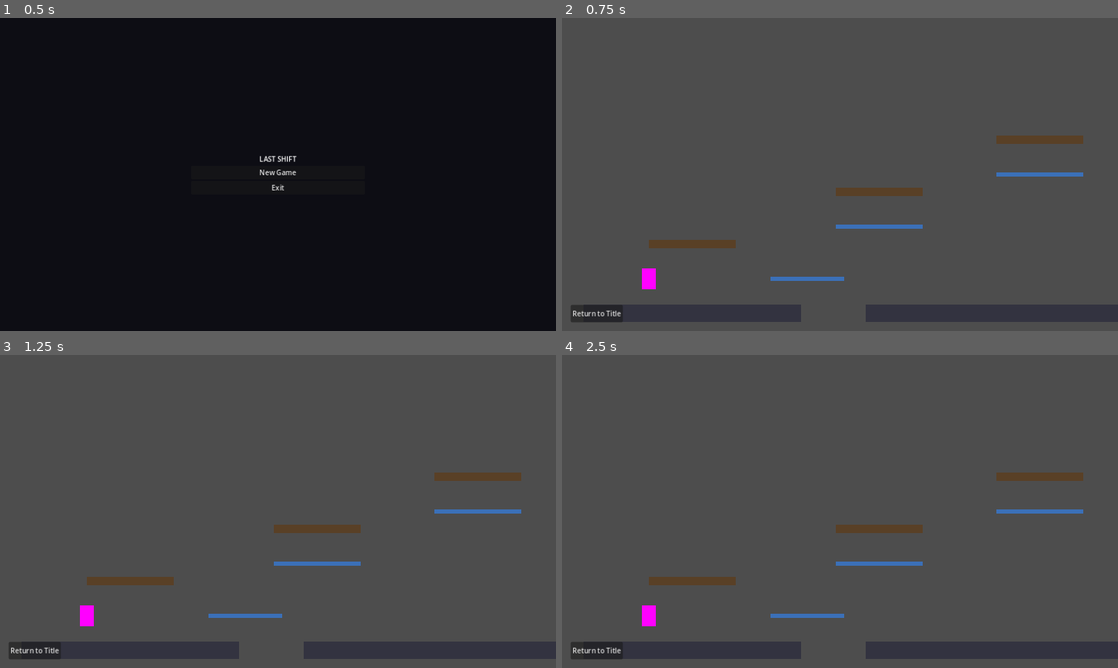
Above: before the commit, frames 1-4 (two rows, left to right).
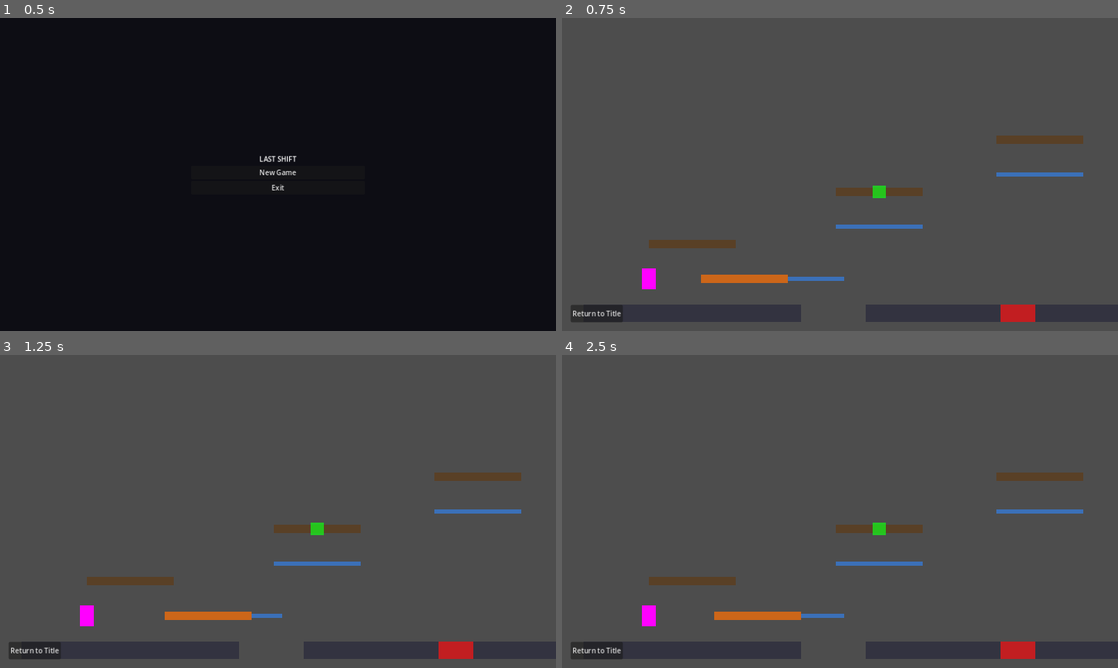
Above: after the commit, the same moments.

Repository: Teatree/ai_server_loc
Game: Godot game, scene res://scenes/title_screen.tscn
The game is run twice, just before and just after one commit, with the same random seed, the same clock (stepped at 60 frames per second) and the same inputs.
Inputs:
- Up to frame 1 (0.5 s): no input
- Up to frame 2 (0.75 s): click "New Game" at 0.5 s
- Up to frame 3 (1.25 s): no input
- Up to frame 4 (2.5 s): click "Return to Title" at 1.25 s; click "New Game" at 2 s

Frame 1 is identical in both runs. In frame 2, 0.9% of the frame differs, in the area x 25-86%, y 53-98%; in frame 3, 0.9%; in frame 4, 0.9%.
Error in both runs: Invalid assignment of property or key 'velocity' with value of type 'Vector2' on a base object of type 'Nil'. (res://scripts/player/movement_controller.gd:97)

Commit message:
story(S06B): add moving platforms, hazards, and pickups

Diff:
--- a/scenes/levels/placeholder_level.tscn
+++ b/scenes/levels/placeholder_level.tscn
@@ -3,6 +3,9 @@
 [ext_resource type="PackedScene" uid="uid://b_player" path="res://scenes/player/player.tscn" id="1_p"]
 [ext_resource type="Script" path="res://scripts/game/placeholder_level.gd" id="2_l"]
 [ext_resource type="Script" path="res://scripts/components/checkpoint.gd" id="3_c"]
+[ext_resource type="Script" path="res://scripts/components/moving_platform.gd" id="4_m"]
+[ext_resource type="Script" path="res://scripts/components/hazard.gd" id="5_h"]
+[ext_resource type="Script" path="res://scripts/components/pickup.gd" id="6_p"]
 
 [sub_resource type="RectangleShape2D" id="Rect2D_ground1"]
 size = Vector2(500, 40)
@@ -33,6 +36,15 @@
 
 [sub_resource type="RectangleShape2D" id="Rect2D_exit"]
 size = Vector2(120, 80)
+
+[sub_resource type="RectangleShape2D" id="Rect2D_moving_platform"]
+size = Vector2(200, 20)
+
+[sub_resource type="RectangleShape2D" id="Rect2D_hazard"]
+size = Vector2(80, 40)
+
+[sub_resource type="RectangleShape2D" id="Rect2D_pickup"]
+size = Vector2(30, 30)
 
 [node name="PlaceholderLevel" type="Node2D"]
 script = ExtResource("2_l")
@@ -146,6 +158,55 @@
 offset_right = 100.0
 offset_bottom = 5.0
 color = Color(0.2, 0.5, 0.9, 0.7)
+
+[node name="MovingPlatform" type="Node2D" parent="."]
+position = Vector2(650, 600)
+script = ExtResource("4_m")
+waypoints = [Vector2(400, 600), Vector2(850, 600)]
+
+[node name="PlatformBody" type="StaticBody2D" parent="MovingPlatform"]
+
+[node name="CollisionShape2D" type="CollisionShape2D" parent="MovingPlatform/PlatformBody"]
+shape = SubResource("Rect2D_moving_platform")
+
+[node name="ColorRect" type="ColorRect" parent="MovingPlatform"]
+offset_left = -100.0
+offset_top = -10.0
+offset_right = 100.0
+offset_bottom = 10.0
+color = Color(0.8, 0.4, 0.1, 1)
+
+[node name="Hazard" type="Area2D" parent="."]
+position = Vector2(1050, 680)
+script = ExtResource("5_h")
+collision_layer = 5
+collision_mask = 1
+
+[node name="CollisionShape2D" type="CollisionShape2D" parent="Hazard"]
+shape = SubResource("Rect2D_hazard")
+
+[node name="ColorRect" type="ColorRect" parent="Hazard"]
+offset_left = -40.0
+offset_top = -20.0
+offset_right = 40.0
+offset_bottom = 20.0
+color = Color(0.9, 0.1, 0.1, 0.8)
+
+[node name="HealthPickup" type="Area2D" parent="."]
+position = Vector2(730, 400)
+script = ExtResource("6_p")
+collision_layer = 6
+collision_mask = 1
+
+[node name="CollisionShape2D" type="CollisionShape2D" parent="HealthPickup"]
+shape = SubResource("Rect2D_pickup")
+
+[node name="ColorRect" type="ColorRect" parent="HealthPickup"]
+offset_left = -15.0
+offset_top = -15.0
+offset_right = 15.0
+offset_bottom = 15.0
+color = Color(0.1, 0.9, 0.1, 0.8)
 
 [node name="Checkpoint" type="Area2D" parent="."]
 position = Vector2(300, 500)
--- /dev/null
+++ b/scripts/components/hazard.gd
@@ -0,0 +1,38 @@
+extends Area2D
+class_name Hazard
+
+signal player_damaged(damage_info: DamageInfo)
+
+@export var damage_amount: float = 10.0
+@export var damage_type: DamageInfo.DamageType = DamageInfo.DamageType.ENVIRONMENTAL
+@export var damage_cooldown: float = 0.5
+
+var _can_damage: bool = true
+var _cooldown_timer: float = 0.0
+
+func _ready() -> void:
+	body_entered.connect(_on_body_entered)
+
+func _process(delta: float) -> void:
+	if not _can_damage:
+		_cooldown_timer -= delta
+		if _cooldown_timer <= 0.0:
+			_can_damage = true
+
+func _on_body_entered(body: Node2D) -> void:
+	if not _can_damage:
+		return
+	if body.is_in_group("player") and body.has_method("take_damage"):
+		var info: DamageInfo = DamageInfo.new(
+			damage_amount,
+			damage_type,
+			self,
+			global_position,
+			Vector2.ZERO,
+			0.0,
+			false
+		)
+		body.take_damage(info)
+		player_damaged.emit(info)
+		_can_damage = false
+		_cooldown_timer = damage_cooldown
--- /dev/null
+++ b/scripts/components/moving_platform.gd
@@ -0,0 +1,47 @@
+extends Node2D
+class_name MovingPlatform
+
+signal waypoint_reached(index: int)
+
+@export var waypoints: Array[Vector2] = []
+@export var speed: float = 120.0
+@export var loop: bool = true
+@export var ping_pong: bool = false
+
+var _current_target: int = 1
+var _ping_pong_dir: int = 1
+var _initialized: bool = false
+
+func _physics_process(delta: float) -> void:
+	if not _initialized:
+		if waypoints.size() >= 2:
+			position = waypoints[0]
+			_initialized = true
+		else:
+			return
+	var target: Vector2 = waypoints[_current_target]
+	var distance: float = position.distance_to(target)
+	if distance < 1.0:
+		waypoint_reached.emit(_current_target)
+		_advance_target()
+	else:
+		var direction: Vector2 = (target - position).normalized()
+		var step: float = min(speed * delta, distance)
+		position += direction * step
+
+func _advance_target() -> void:
+	if ping_pong:
+		_current_target += _ping_pong_dir
+		if _current_target >= waypoints.size():
+			_current_target = waypoints.size() - 2
+			_ping_pong_dir = -1
+		elif _current_target <= 0:
+			_current_target = 1
+			_ping_pong_dir = 1
+	else:
+		_current_target += 1
+		if _current_target >= waypoints.size():
+			if loop:
+				_current_target = 0
+			else:
+				_current_target = waypoints.size() - 1
--- /dev/null
+++ b/scripts/components/pickup.gd
@@ -0,0 +1,42 @@
+extends Area2D
+class_name Pickup
+
+signal picked_up(pickup_type: StringName, amount: float)
+
+@export var pickup_type: StringName = &"health"
+@export var amount: float = 25.0
+@export var applies_once: bool = true
+
+var _collected: bool = false
+
+func _ready() -> void:
+	body_entered.connect(_on_body_entered)
+
+func _on_body_entered(body: Node2D) -> void:
+	if _collected and applies_once:
+		return
+	if body.is_in_group("player"):
+		_collected = true
+		_apply_pickup(body)
+		picked_up.emit(pickup_type, amount)
+		queue_free()
+
+func _apply_pickup(player: Node2D) -> void:
+	match pickup_type:
+		&"health":
+			if player.has_method("heal"):
+				player.heal(amount)
+			elif player.has_node("HealthComponent"):
+				var health: HealthComponent = player.get_node("HealthComponent")
+				if health:
+					health.heal(amount)
+		&"ammo":
+			if player.has_method("add_ammo"):
+				player.add_ammo(int(amount))
+			elif player.has_node("WeaponPivot"):
+				var pivot: Node2D = player.get_node("WeaponPivot")
+				if pivot:
+					for child in pivot.get_children():
+						if child.has_method("add_ammo"):
+							child.add_ammo(int(amount))
+							break
--- a/tests/run_tests.gd
+++ b/tests/run_tests.gd
@@ -41,6 +41,9 @@
 	_test_platforms_are_visually_distinct()
 	_test_checkpoint_activates_and_respawns()
 	_test_entry_to_exit_route_is_traversable()
+	_test_moving_platform_follows_path()
+	_test_hazard_damages_player_through_contract()
+	_test_pickup_applies_once_and_cleans_up()
 	set_process(true)
 
 func _process(delta: float) -> void:
@@ -551,6 +554,47 @@
 	level.free()
 
 
+func _test_moving_platform_follows_path() -> void:
+	var level: Node2D = _load_level_scene()
+	var platform: MovingPlatform = level.get_node_or_null("MovingPlatform") as MovingPlatform
+	_assert(platform != null, "level should contain a MovingPlatform")
+	_assert(platform.waypoints.size() >= 2, "moving platform should have at least two waypoints")
+	var start_pos: Vector2 = platform.position
+	platform._physics_process(0.5)
+	_assert(platform.position.distance_to(start_pos) > 0.0, "moving platform should change position")
+	level.free()
+
+
+func _test_hazard_damages_player_through_contract() -> void:
+	var level: Node2D = _load_level_scene()
+	var hazard: Hazard = level.get_node_or_null("Hazard") as Hazard
+	_assert(hazard != null, "level should contain a Hazard")
+	var player: CharacterBody2D = _create_test_player()
+	player.global_position = hazard.global_position
+	var health: HealthComponent = player.get_node("HealthComponent") as HealthComponent
+	var initial_health: float = health.current_health
+	hazard.body_entered.emit(player)
+	_assert(health.current_health < initial_health, "hazard should reduce player health through DamageInfo")
+	level.free()
+	player.free()
+
+
+func _test_pickup_applies_once_and_cleans_up() -> void:
+	var level: Node2D = _load_level_scene()
+	var pickup: Pickup = level.get_node_or_null("HealthPickup") as Pickup
+	_assert(pickup != null, "level should contain a Pickup")
+	var player: CharacterBody2D = _create_test_player()
+	player.global_position = pickup.global_position
+	var health: HealthComponent = player.get_node("HealthComponent") as HealthComponent
+	health.take_damage(DamageInfo.new(30.0))
+	var health_after_damage: float = health.current_health
+	pickup.body_entered.emit(player)
+	_assert(health.current_health > health_after_damage, "pickup should restore health")
+	_assert(pickup._collected, "pickup should be marked collected")
+	level.free()
+	player.free()
+
+
 func _load_level_scene() -> Node2D:
 	var packed: PackedScene = load("res://scenes/levels/placeholder_level.tscn")
 	var instance: Node2D = packed.instantiate()
